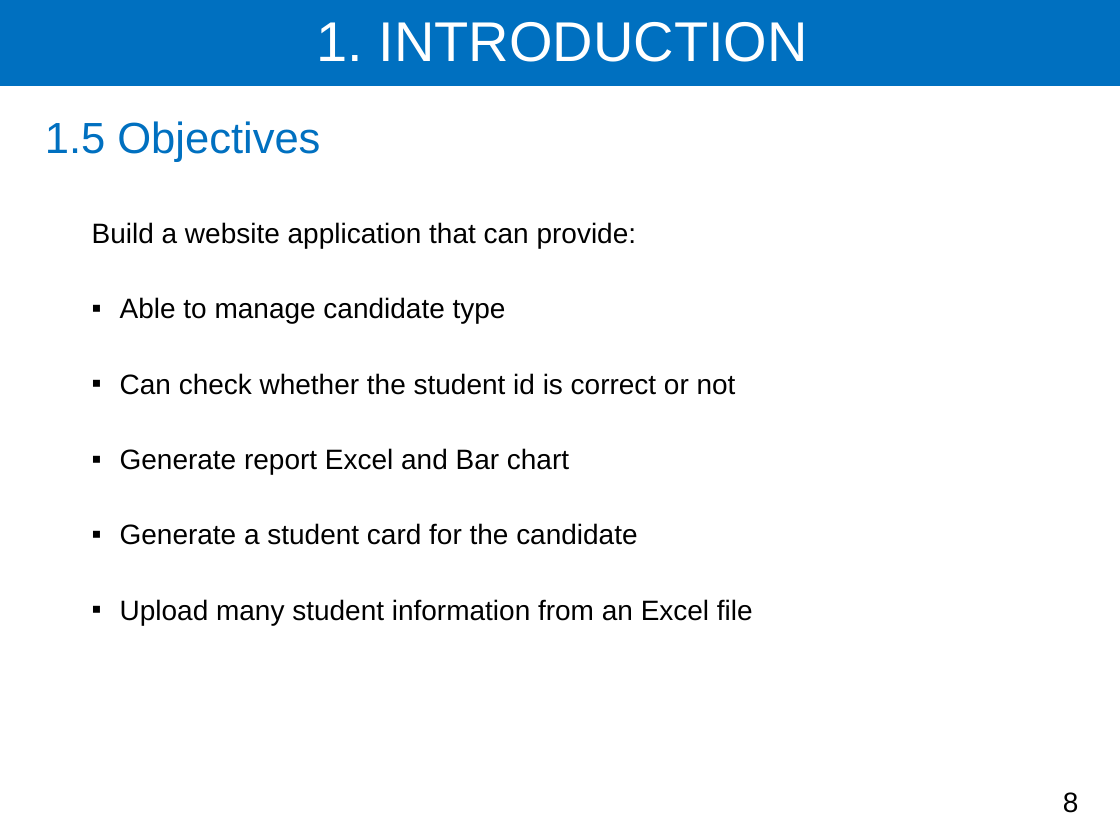
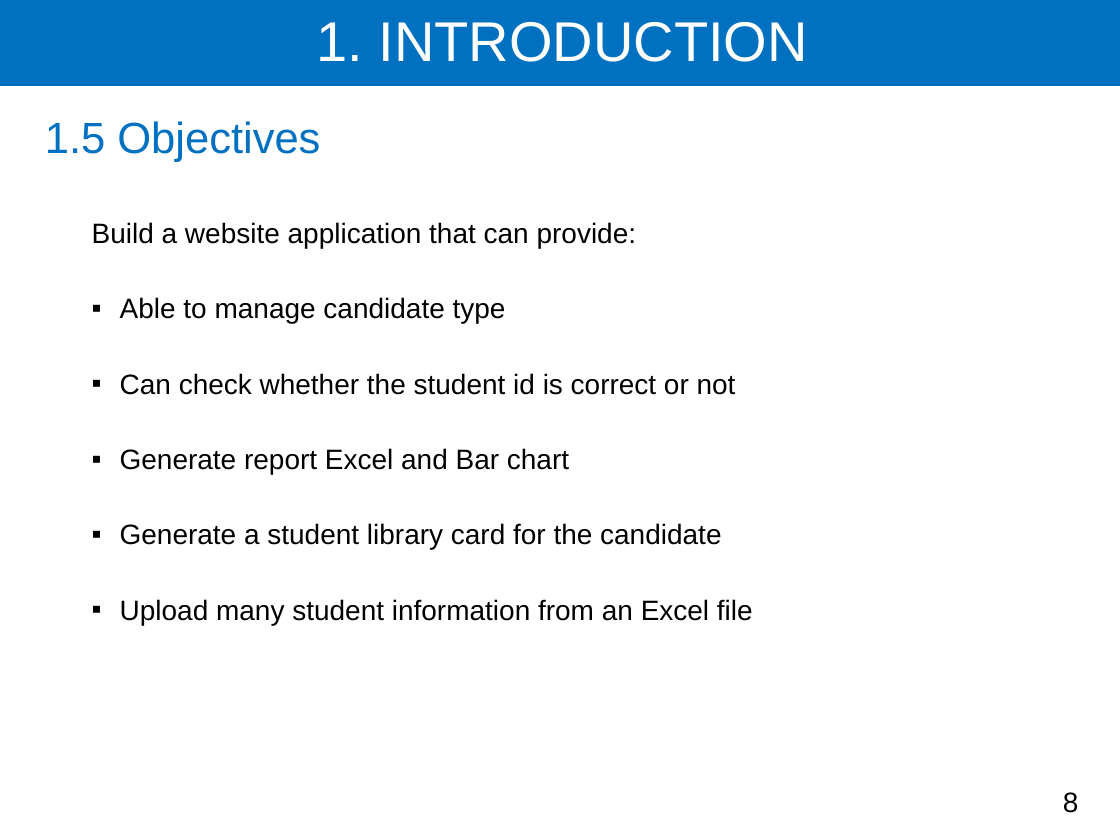
Before and after one commit to Ravit27-N/report-year-5, a slide deck: slide 8 of Slide year5/Hun Ravit slide present.pptx. Drawn at 1120x840 pixels with LibreOffice and Linux fonts; fonts in the diff are those of the drawing. Boxes give left, top, right and bottom in pixels: in the first picture for what was removed or moved away, otherwise in the second. Text is boxed around its words. In the diff, an @@ line names an element or a change of style, - is before the commit and + after.

```diff
--- a/Slide year5/Hun Ravit slide present.pptx
+++ b/Slide year5/Hun Ravit slide present.pptx
@@ text at <box>120,523,721,550</box>: text changed @@
-▪ Generate a student card for the candidate
+▪ Generate a student library card for the candidate
```
Also in this commit, not shown: 11 other slides changed.
